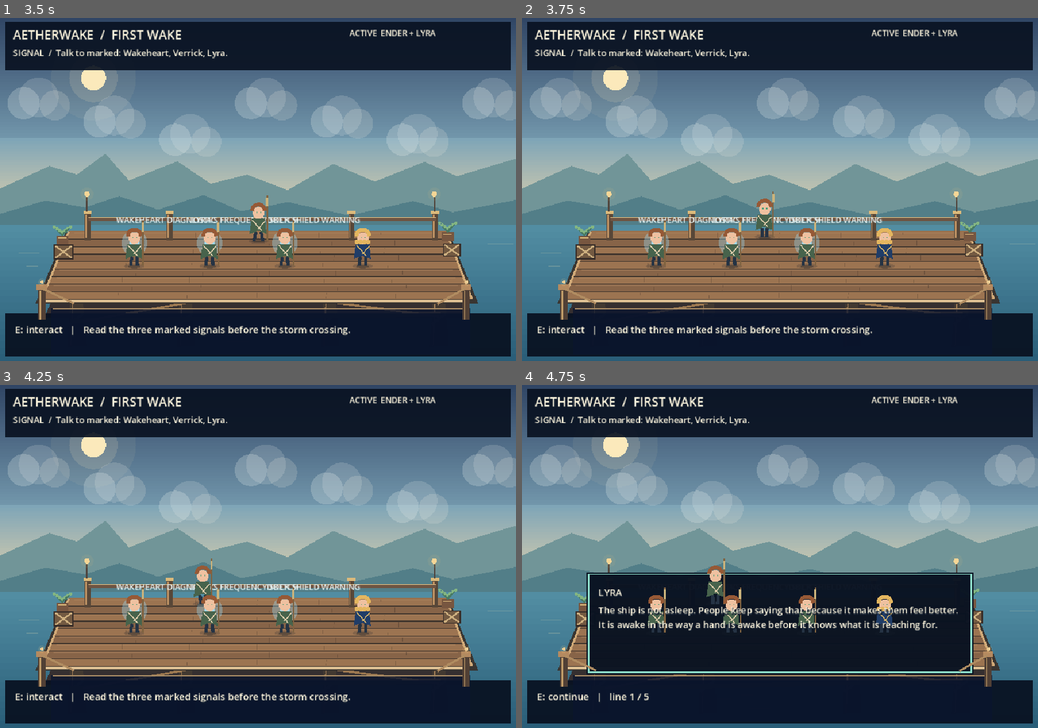
Above: before the commit, frames 1-4 (two rows, left to right).
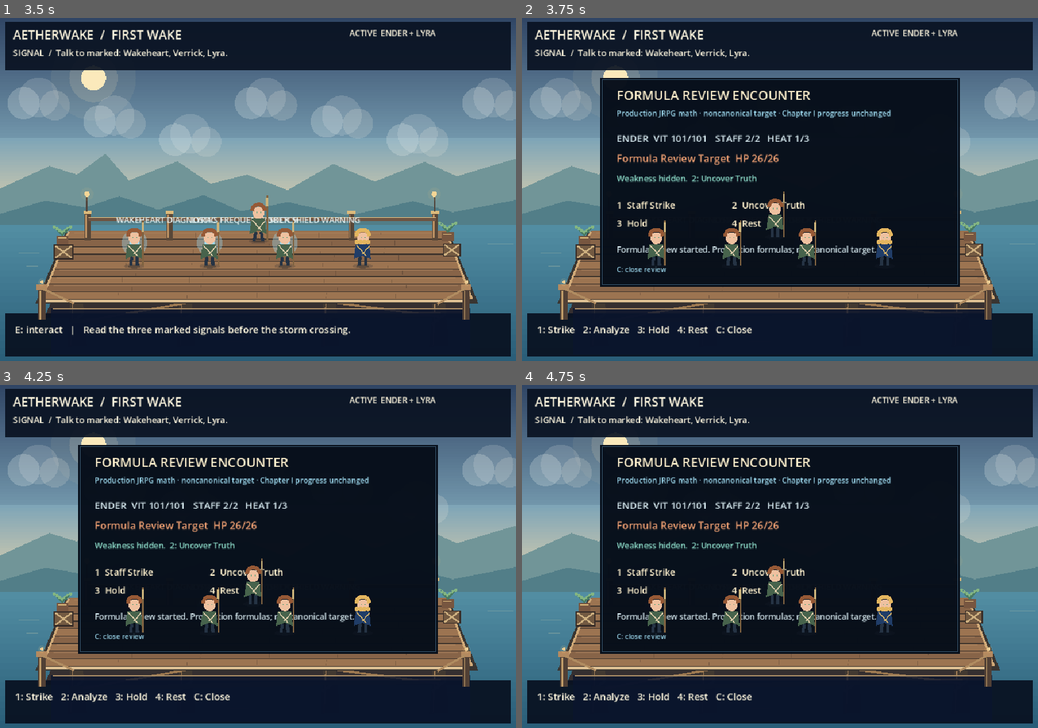
Above: after the commit, the same moments.

Repository: ndrorchestration/ToSailaStarrySky-jrpg
Game: Godot game, scene res://scenes/first_wake_chapter1_player_preview.tscn
Same seed, same stepped clock (60 frames per second), same inputs: the game is played once before the commit and once after it.
Inputs:
- Up to frame 1 (3.5 s): tap Enter at 0.5, 2 s; hold Right (ui_right) 0.53-1.28 s; tap 1 (aetherwake_ch1_choice_a) at 0.6 s; tap Space at 1.25 s; hold Down (ui_down) 1.28-2.03 s; tap 2 (aetherwake_ch1_choice_b) at 1.35 s; hold Right (ui_right) 2.03-2.78 s; tap 3 (aetherwake_ch1_choice_c) at 2.1 s; hold Up (ui_up) from 2.78 s (still down); tap 4 (aetherwake_ch1_combat_rest) at 2.85 s
- Up to frame 2 (3.75 s): release Up (ui_up) at 3.53 s; hold Left (ui_left) from 3.53 s (still down); tap C (aetherwake_ch1_formula_review) at 3.6 s
- Up to frame 3 (4.25 s): keep holding Left (ui_left)
- Up to frame 4 (4.75 s): keep holding Left (ui_left); tap E (aetherwake_ch1_interact) at 4.35 s

Frame 1 is identical in both runs. In frame 2, 42% of the frame differs, in the area x 3-85%, y 17-93%; in frame 3, 42%; in frame 4, 35%.

Commit message:
fix(godot): route formula-review combat inputs before Chapter I actions

Diff:
--- a/godot/scripts/first_wake_chapter1_review.gd
+++ b/godot/scripts/first_wake_chapter1_review.gd
@@ -449,6 +449,21 @@
     return best_id
 
 func _unhandled_input(event: InputEvent) -> void:
+    if formula_encounter.active:
+        if event.is_action_pressed(InputPolicy.FORMULA_REVIEW):
+            close_formula_review()
+        elif event.is_action_pressed(InputPolicy.COMBAT_STRIKE):
+            take_formula_review_action("staffStrike")
+        elif event.is_action_pressed(InputPolicy.COMBAT_ANALYZE):
+            take_formula_review_action("uncoverTruth")
+        elif event.is_action_pressed(InputPolicy.COMBAT_HOLD):
+            take_formula_review_action("hold")
+        elif event.is_action_pressed(InputPolicy.COMBAT_REST):
+            take_formula_review_action("rest")
+        return
+    if event.is_action_pressed(InputPolicy.FORMULA_REVIEW):
+        start_formula_review()
+        return
     if dialogue.open and event.is_action_pressed(InputPolicy.INTERACT):
         _advance_dialogue_review()
         return
